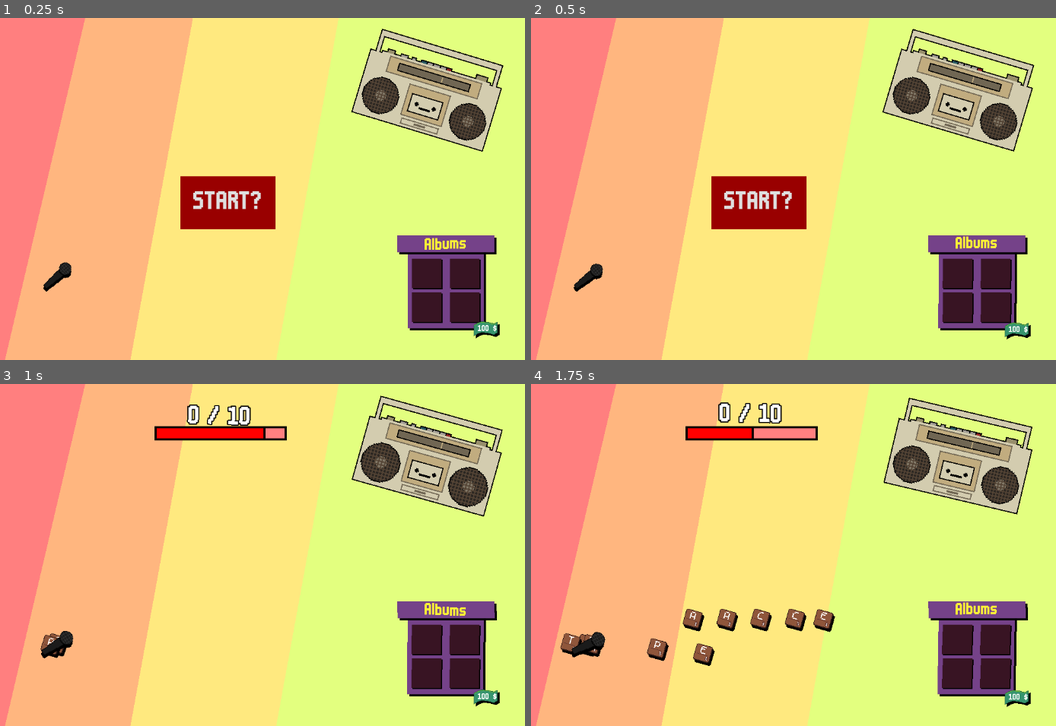
Above: before the commit, frames 1-4 (two rows, left to right).
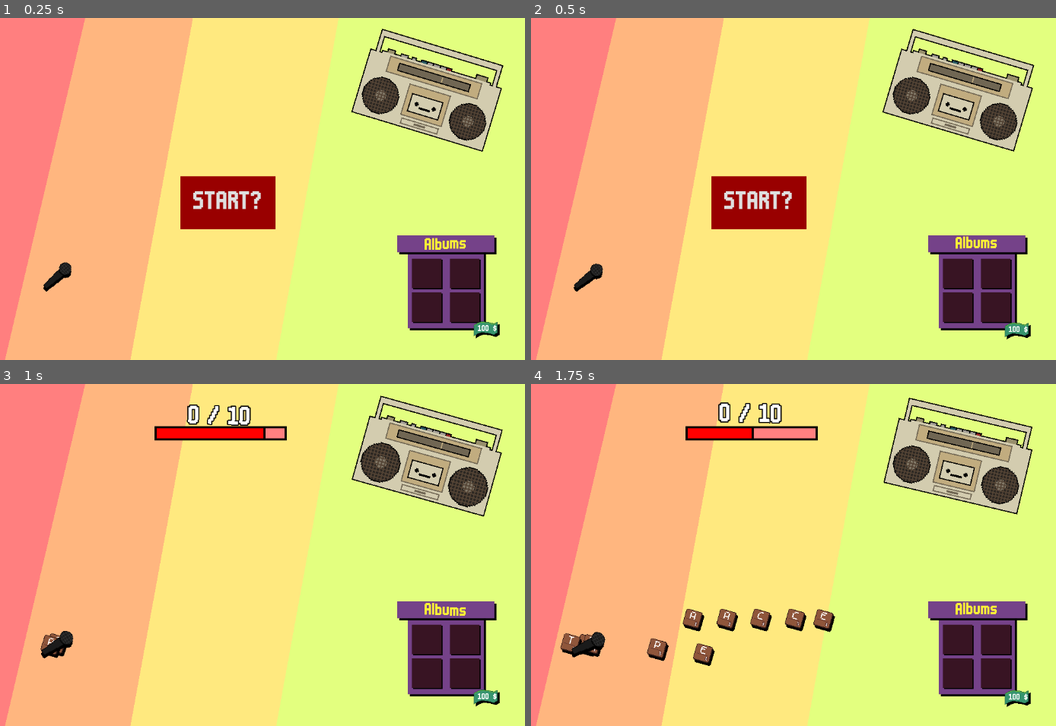
Above: after the commit, the same moments.

Repository: LiranDat/Spitandspell
Game: Godot game, scene res://scenes/main/main.tscn
Two runs of this game, one before a commit and one after it. Both use one fixed random seed, a clock stepped at 60 frames per second and the inputs below.
Inputs (mouse positions are in pixels of both pictures, inside the frame that each line leads up to):
- Up to frame 1 (0.25 s): no input
- Up to frame 2 (0.5 s): no input
- Up to frame 3 (1 s): click "START?" at 0.5 s
- Up to frame 4 (1.75 s): move the mouse to (588, 640) at 1.27 s; click (588, 640) at 1.42 s

Frame 1 is identical in both runs. In frame 2, less than 0.1% of the frame differs, in the area x 77-93%, y 76-92%; in frame 3, 0.1%; in frame 4, 0.3%, in the area x 75-95%, y 65-92%.
Error before the commit: Invalid access of index '0' on a base object of type: 'PackedStringArray'. (res://scenes/lyrics/lyrics.gd:25)
Error after the commit: Parse Error: Expected ":" after "if" condition. (res://album.gd:262)

Commit message:
Album change and bad word list

Diff:
--- a/album.gd
+++ b/album.gd
@@ -9,6 +9,7 @@
 var price : int = 0
 
 const ALBUMFILE = "res://albums.xml"
+
 const ALBUMATTRIBUTES = ["id","title","description","subdescript","price"]
 const vowels = ["A","E","I","O","U"]
 var time = 0.0
@@ -194,11 +195,18 @@
 	3:scoreWord3,
 	4:scoreWord4,
 	5:scoreWord5,
-	6:scoreWord6
+	6:scoreWord6,
+	7:scoreWord7,
+	8:scoreWord8,
+	9:scoreWord9,
+	10:scoreWord10
 	}
 var buyAlbumFunctions = {
 	4: buyAlbum4,
-	6: buyAlbum6
+	6: buyAlbum6,
+	8: buyAlbum8,
+	9: buyAlbum9,
+	10:buyAlbum10
 }
 
 func scoreLetter0(letter,word):
@@ -247,6 +255,34 @@
 	#if last word of repeat score x2
 	return [0,1]
 
+func scoreLetter7(letter:String,word:String):
+	return [0,1]
+func scoreWord7(word):
+	var badwords = loa
+	if(badwords.findn())
+	return [0,1]
+
+func scoreLetter8(letter:String,word:String):
+	if(letter.to_upper() == "X"):
+		return [0,2]
+	return [0,1]
+func scoreWord8(word):
+	return [0,1]
+
+func scoreLetter9(letter:String,word:String):
+	if(letter.to_upper() == "Y"):
+		return [0,2]
+	return [0,1]
+func scoreWord9(word):
+	return [0,1]
+
+func scoreLetter10(letter:String,word:String):
+	if(letter.to_upper() == "Z"):
+		return [0,2]
+	return [0,1]
+func scoreWord10(word):
+	return [0,1]
+
 func buyAlbum4():
 	var alphabet = Alphabet.getAlphabet()
 	for key in ["A","E","I","O","U"]:
@@ -256,3 +292,16 @@
 	var alphabet = Alphabet.getAlphabet()
 	for key in ["U","V","W","X","Y","Z"]:
 		alphabet[key] = [alphabet[key][0]+1,alphabet[key][1]+1]
+
+func buyAlbum8():
+	var alphabet = Alphabet.getAlphabet()
+	for key in ["X"]:
+		alphabet[key] = [alphabet[key][0],alphabet[key][1]+2]
+func buyAlbum9():
+	var alphabet = Alphabet.getAlphabet()
+	for key in ["Y"]:
+		alphabet[key] = [alphabet[key][0],alphabet[key][1]+2]
+func buyAlbum10():
+	var alphabet = Alphabet.getAlphabet()
+	for key in ["Z"]:
+		alphabet[key] = [alphabet[key][0],alphabet[key][1]+2]
--- a/scoring_test.tscn
+++ b/scoring_test.tscn
@@ -39,7 +39,7 @@
 [node name="Camera2D" type="Camera2D" parent="."]
 
 [node name="Shop" parent="." instance=ExtResource("3_h7saj")]
-position = Vector2(334, -120)
+position = Vector2(-280, -80)
 
 [node name="Button" type="Button" parent="."]
 offset_left = 114.0
--- a/word_test.gd
+++ b/word_test.gd
@@ -6,6 +6,7 @@
 
 const LETTERCHARACTERS = ["a","b","c","d","e","f","g","h","i","j","k","l","m","n","o","p","q","r","s","t","u","v","w","x","y","z"]
 const WORDFILE = "res://wordlist/wordlist-20210729.txt"
+const BADWORDFILE = "res://wordlist/badwords.txt"
 const PREFIXFILE = "res://wordlist/prefixes_precalc.txt"
 
 func _ready():
Not shown, changed: albums.xml
Not shown, added: wordlist/badwords.txt
